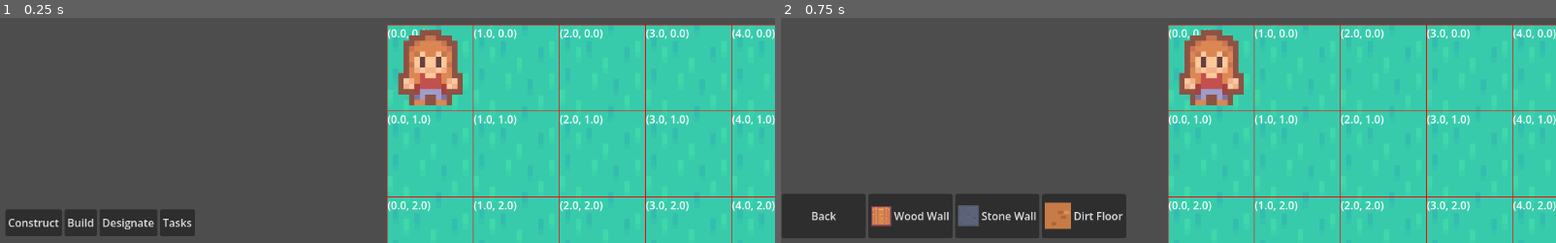
Above: before the commit, frames 1-2 (left to right).
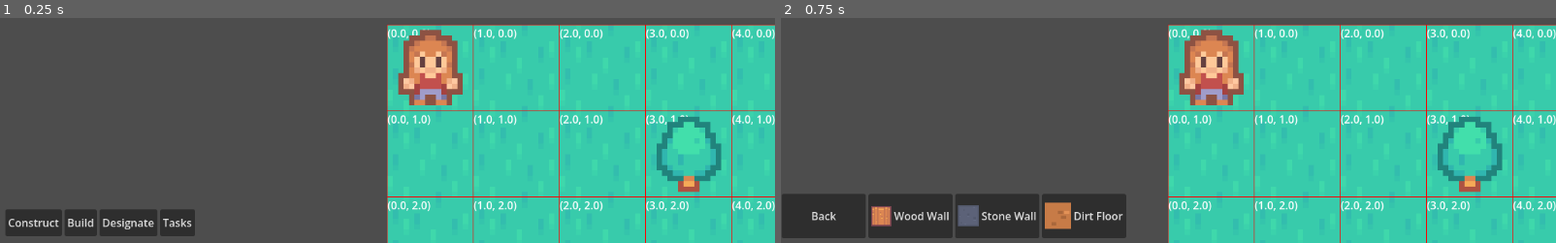
Above: after the commit, the same moments.

Repository: farel39/the-farlands
Game: Godot game, scene res://scenes/Main.tscn
The game is run twice, just before and just after one commit, with the same random seed, the same clock (stepped at 60 frames per second) and the same inputs.
Inputs:
- Up to frame 1 (0.25 s): no input
- Up to frame 2 (0.75 s): click "Construct" at 0.5 s

The runs differ from the first frame. In frame 1, 1.0% of the frame differs, in the area x 84-94%, y 43-78%; in frame 2, 1.0%.

Commit message:
Add randomly spaced trees to the grid on generation
Trees are placed as Sprite2D nodes using tree.png, scattered across
the grid with a minimum distance of 3 cells between each. Cells with
trees are marked non-navigable so units path around them.

Co-Authored-By: Claude Sonnet 4.6 <noreply@anthropic.com>

Diff:
--- a/scripts/systems/Grid.gd
+++ b/scripts/systems/Grid.gd
@@ -35,6 +35,44 @@
 				label.position = gridToWorld(Vector2(x, y))
 				label.text = str(Vector2(x, y))
 				$Debug.add_child(label)
+	spawnTrees()
+
+
+func spawnTrees() -> void:
+	var tree_texture = load("res://art/tree.png")
+	var placed: Array = []
+	const MIN_DISTANCE = 3
+	const MAX_TREES = 7
+
+	var candidates: Array = []
+	for x in range(1, width - 1):
+		for y in range(1, height - 1):
+			candidates.append(Vector2(x, y))
+	candidates.shuffle()
+
+	for pos in candidates:
+		if placed.size() >= MAX_TREES:
+			break
+		# Keep cells near the unit spawn (0,0) clear
+		if pos.distance_to(Vector2(0, 0)) < MIN_DISTANCE:
+			continue
+		var too_close := false
+		for p in placed:
+			if pos.distance_to(p) < MIN_DISTANCE:
+				too_close = true
+				break
+		if too_close:
+			continue
+
+		placed.append(pos)
+		var cell: CellData = grid[pos]
+		cell.occupier = "Tree"
+		cell.navigable = false
+
+		var sprite := Sprite2D.new()
+		sprite.texture = tree_texture
+		sprite.position = gridToWorld(pos) + Vector2(cell_size / 2.0, cell_size / 2.0)
+		add_child(sprite)
 
 
 func gridToWorld(_pos: Vector2) -> Vector2:
